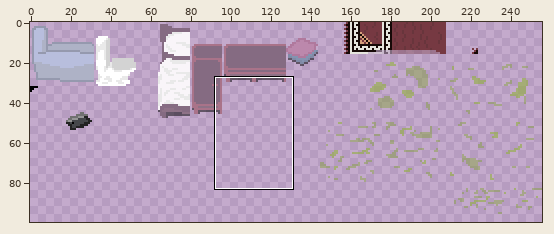
One commit to this sprite sheet: assets/tiles/tileobjects.png. Above, an overview of the earlier version with the close-up marked.
Close-up. Old version:
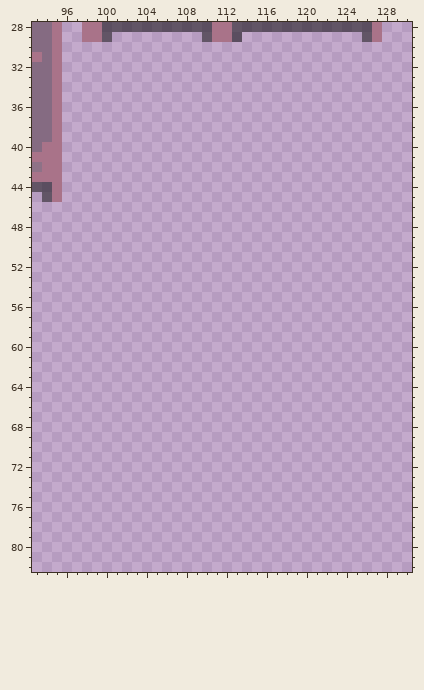
The file is 256x256 pixels. Colours within 5 levels of each other are drawn and written as one. Shown: x 93..130, y 28..82. The wide view leaves out empty margins.
The same view after the edit:
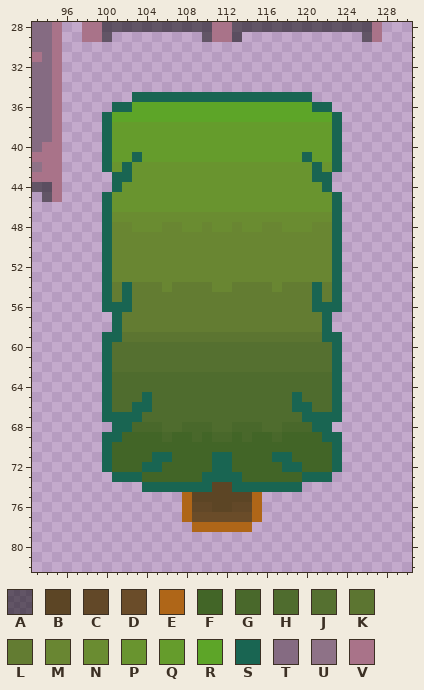
Palette (. is transparent): A #00000080  B #5c4525  C #624828  D #6a4c29  E #af6618  F #426527  G #49682b  H #4f6c2e  J #557030  K #5c7531  L #637c32  M #698632  N #6a8c31  P #69942f  Q #659c2c  R #5da528  S #196552  T #856b82  U #8e7287  V #a97389
Edits made:
{"y":35,"x":103,"old":"..................","new":"SSSSSSSSSSSSSSSSSS"}
{"y":36,"x":101,"old":"......................","new":"SSRRRRRRRRRRRRRRRRRRSS"}
{"y":37,"x":100,"old":"........................","new":"SRRRRRRRRRRRRRRRRRRRRRRS"}
{"y":38,"x":100,"old":"........................","new":"SQQQQQQQQQQQQQQQQQQQQQQS"}
{"y":39,"x":100,"old":"........................","new":"SQQQQQQQQQQQQQQQQQQQQQQS"}
{"y":40,"x":100,"old":"........................","new":"SQQQQQQQQQQQQQQQQQQQQQQS"}
{"y":41,"x":100,"old":"........................","new":"SQQSQQQQQQQQQQQQQQQQSQQS"}
{"y":42,"x":100,"old":"........................","new":"SPSPPPPPPPPPPPPPPPPPPSPS"}
{"y":43,"x":101,"old":"......................","new":"SSPPPPPPPPPPPPPPPPPPSS"}
{"y":44,"x":101,"old":"......................","new":"SPPPPPPPPPPPPPPPPPPPPS"}
{"y":45,"x":100,"old":"........................","new":"SPPPPPPPPPPPPPPPPPPPPPPS"}
{"y":46,"x":100,"old":"........................","new":"SPPPPPPPPPPPPPPPPPPPPPPS"}
{"y":47,"x":100,"old":"........................","new":"SNNNNNNNNNNNNNNNNNNNNNNS"}
{"y":48,"x":100,"old":"........................","new":"SMMNNNMMNNMNNMNNMMNNNMMS"}
{"y":49,"x":100,"old":"........................","new":"SMMMMMMMMMMMMMMMMMMMMMMS"}
{"y":50,"x":100,"old":"........................","new":"SMMMMMMMMMMMMMMMMMMMMMMS"}
{"y":51,"x":100,"old":"........................","new":"SMMMMMMMMMMMMMMMMMMMMMMS"}
{"y":52,"x":100,"old":"........................","new":"SMMMMMMMMMMMMMMMMMMMMMMS"}
{"y":53,"x":100,"old":"........................","new":"SMMMMMMMMMMMMMMMMMMMMMMS"}
{"y":54,"x":100,"old":"........................","new":"SLSLLLMLLLLMMLLLLMLLLSLS"}
{"y":55,"x":100,"old":"........................","new":"SLSLLLLLLLLLLLLLLLLLLSLS"}
{"y":56,"x":100,"old":"........................","new":"SSSLLLLLLLLLLLLLLLLLLSSS"}
{"y":57,"x":101,"old":"......................","new":"SLLLLLLLLLLLLLLLLLLLLS"}
{"y":58,"x":101,"old":"......................","new":"SLLLLLLLLLLLLLLLLLLLLS"}
{"y":59,"x":100,"old":"........................","new":"SSKKKKKKKKKKKKKKKKKKKKSS"}
{"y":60,"x":100,"old":"........................","new":"SJJJJJJJJJJJJJJJJJJJJJJS"}
{"y":61,"x":100,"old":"........................","new":"SJJJJJJJJJJJJJJJJJJJJJJS"}
{"y":62,"x":100,"old":"........................","new":"SJJJJJJJJJJJJJJJJJJJJJJS"}
{"y":63,"x":100,"old":"........................","new":"SHHHHHHHHHHHHHHHHHHHHHHS"}
{"y":64,"x":100,"old":"........................","new":"SHHHHHHHHHHHHHHHHHHHHHHS"}
{"y":65,"x":100,"old":"........................","new":"SHHHSHHHHHHHHHHHHHHSHHHS"}
{"y":66,"x":100,"old":"........................","new":"SHHSSHHHHHHHHHHHHHHSSHHS"}
{"y":67,"x":100,"old":"........................","new":"SSSSHHHHHHHHHHHHHHHHSSSS"}
{"y":68,"x":101,"old":"......................","new":"SSGGGHHGGGHHGGGHHGGGSS"}
{"y":69,"x":100,"old":"........................","new":"SSFFFFGFFGFGGFGFFGFFFFSS"}
{"y":70,"x":100,"old":"........................","new":"SFFFFFFFFFFFFFFFFFFFFFFS"}
{"y":71,"x":100,"old":"........................","new":"SFFFFSSFFFFSSFFFFSSFFFFS"}
{"y":72,"x":100,"old":"........................","new":"SFFFSSFFFFFSSFFFFFSSFFFS"}
{"y":73,"x":101,"old":"......................","new":"SSSFFFFFFSSSSFFFFFFSSS"}
{"y":74,"x":104,"old":"................","new":"SSSSSSSBBSSSSSSS"}
{"y":75,"x":108,"old":"........","new":"EBBBBBBE"}
{"y":76,"x":108,"old":"........","new":"ECCBBCCE"}
{"y":77,"x":108,"old":"........","new":"EDDDDDDE"}
{"y":78,"x":109,"old":"......","new":"EEEEEE"}
{"label":"added","picture_box":[102,92,342,532]}
